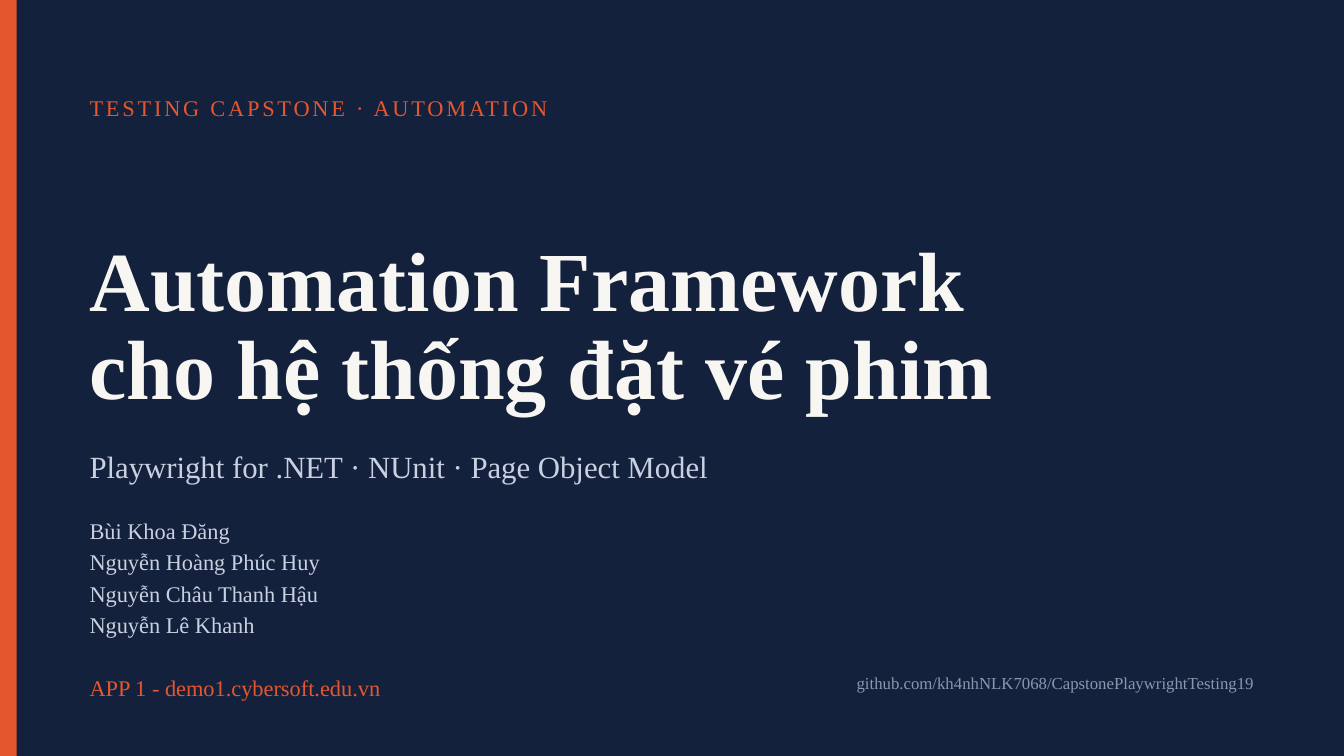
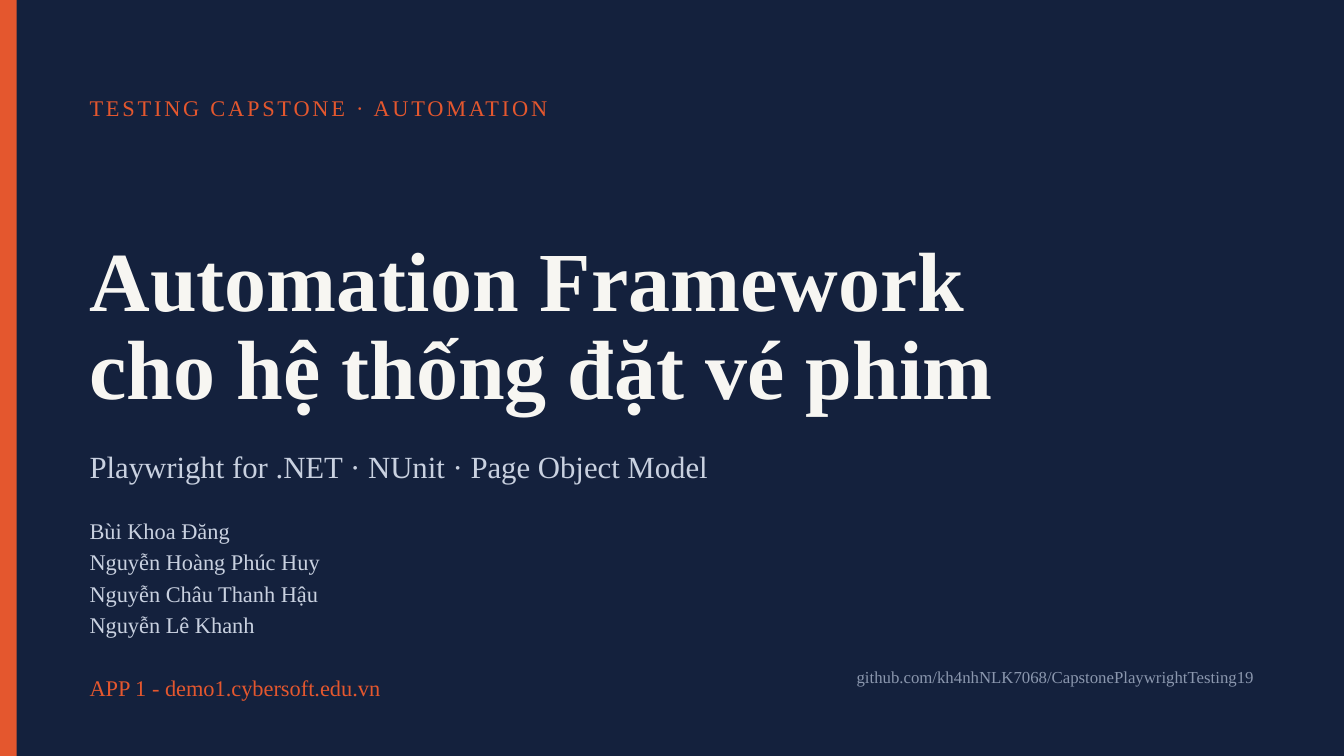
Before and after one commit to kh4nhNLK7068/CapstonePlaywrightTesting19, a slide deck: slide 1 of docs/Capstone Automation - Movie Booking.pptx. Drawn at 1344x756 pixels with LibreOffice and Linux fonts; fonts in the diff are those of the drawing. Boxes give left, top, right and bottom in pixels: in the first picture for what was removed or moved away, otherwise in the second. Text is boxed around its words. In the diff, an @@ line names an element or a change of style, - is before the commit and + after.

```diff
--- a/docs/Capstone Automation - Movie Booking.pptx
+++ b/docs/Capstone Automation - Movie Booking.pptx
@@ text "github.com/kh4nhNLK7068/CapstonePlaywrightTesting19": place and size @@
-text "github.com/kh4nhNLK7068/CapstonePlaywrightTesting19" at [857, 677, 1254, 693]
+text "github.com/kh4nhNLK7068/CapstonePlaywrightTesting19" at [857, 671, 1254, 687]
```
Also in this commit, not shown: 9 other slides changed, 5 other files.
